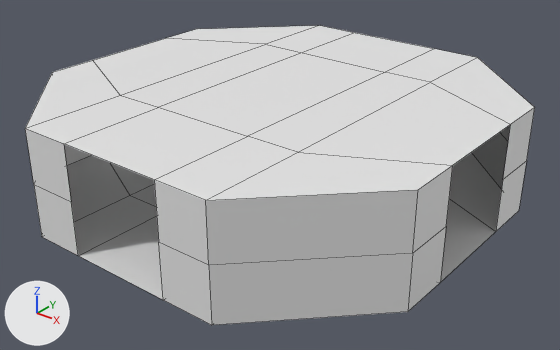
What one commit did to the Blender file Assets/Models/Room002.blend.
The view is the same before and after, from a 50 mm lens placed at (8.38, -10.44, 5.74), pointed at (0.2, -0.21, -0.6). The axes (+X, +Y, +Z) are drawn at lower left. The lights are the same throughout. The older version comes first. Mesh edges are drawn as thin lines.
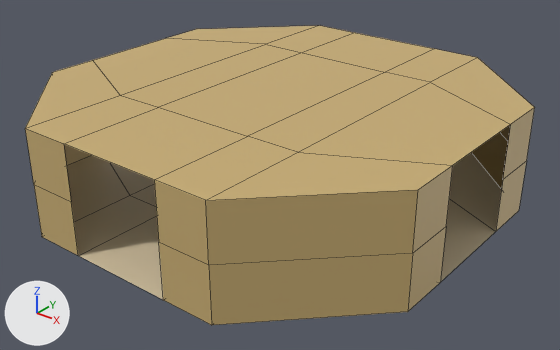
Boxes [x1, y1, x2, y2] around the edits, measured in the pictures (560 x 350 px):
'Cube', recoloured (white to brown)
    both: [25, 26, 535, 325]
part 1 of me_cube, recoloured (white to beige)
    both: [66, 152, 502, 300]

What the commit changed:
Material 'Material' (mat_material) changes colour from white #e7e7e7 to brown #c9ae74; in linear values from (0.8, 0.8, 0.8) to (0.584, 0.423, 0.175).
Material 'Material.001' (mat_material_001) is new.
Its base color is (0.738, 0.617, 0.413) (beige #dfceac).
me_cube has 64 vertices, 54 faces and spans x -4.0..4.0, y -4.0..4.0, z -1.0..1.0.
me_cube is used by ob_cube; location (0.0, 0.0, 0.0).
me_cube part 1: all 15 faces centred in x -2.99..2.99, y -3.01..3.01, z -1.0 switch from mat_material (white #e7e7e7) to mat_material_001 (beige #dfceac).
